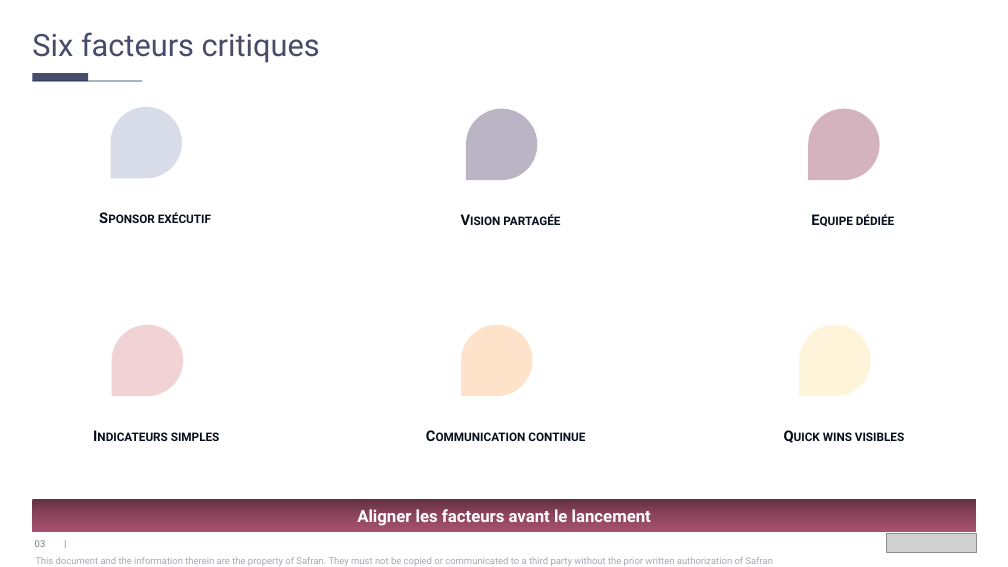
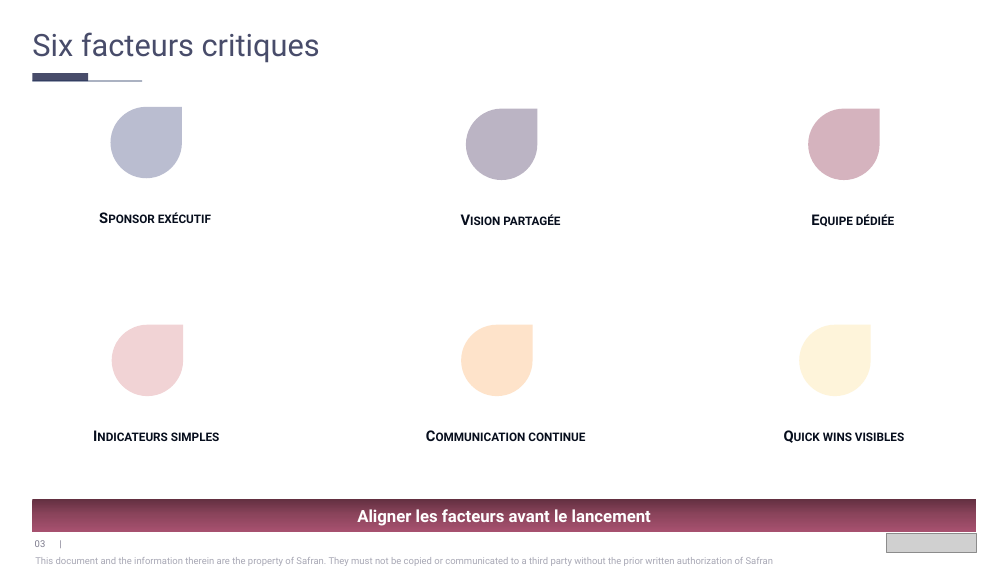
Before and after one commit to jpapasidero/Skill_Jessica_template_Claude, a slide deck: slide 3 of test_corretion_elements_graphiques.pptx. Drawn at 1008x567 pixels with LibreOffice and Linux fonts; fonts in the diff are those of the drawing; grey boxes stand for pictures. Boxes give left, top, right and bottom in pixels: in the first picture for what was removed or moved away, otherwise in the second. Text is boxed around its words. In the diff, an @@ line names an element or a change of style, - is before the commit and + after.

```diff
--- a/test_corretion_elements_graphiques.pptx
+++ b/test_corretion_elements_graphiques.pptx
@@ teardrop at box(110, 107, 181, 178): fill #D8DBE8 to #BABDD0; rotation 180 to 0 degrees @@
@@ rotation 180 to 0 degrees in 5 elements at box(466, 109, 537, 180), box(808, 109, 879, 180), box(112, 325, 183, 396), box(461, 325, 532, 396), box(799, 325, 870, 396) @@
```
Also in this commit, not shown: 13 other files.
